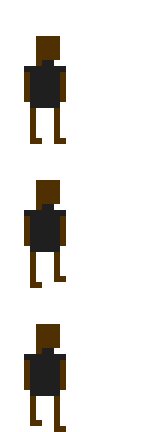
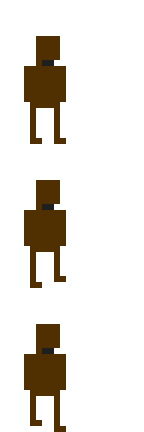
Layers edited between the first and the second 144 x 432 image:
painted on "Background" over [24, 66, 66, 396]
